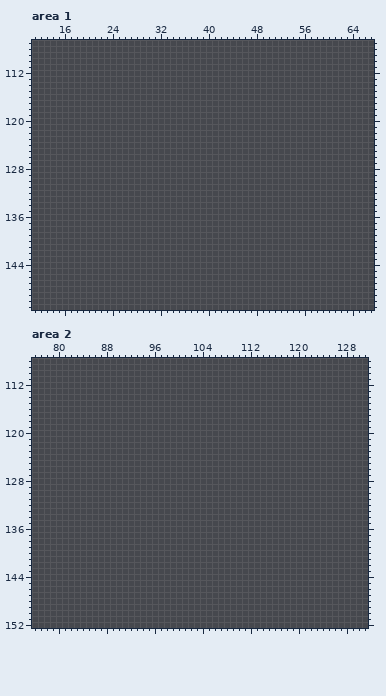
Pixel-art file: Assets/Sprites/ase/ui.aseprite. This is how it looked before the edit.
480x270 pixels, 1 frame. Shown: area 1: x 11..67, y 107..151; area 2: x 76..131, y 108..152.
Visible layers, top first: "Buttons/inventory_icon", "Buttons/inventory_button", "Buttons/hand_icon", "Buttons/hand_item_button", "Buttons/inventory_crafting", "Buttons/craft_button", "Buttons/journal_icon", "Buttons/journal_button", "Character Name", "Character text/Layer 1 Copy", "Character text/Layer 1", "UI Mock-Up", "Character Portrait".
Palette (. is transparent): 
Pixels before, area 1 (only the part around the change), first column x 11:
107 .........................................................
108 .........................................................
109 .........................................................
110 .........................................................
111 .........................................................
112 .........................................................
113 .........................................................
114 .........................................................
115 .........................................................
116 .........................................................
117 .........................................................
118 .........................................................
119 .........................................................
120 .........................................................
121 .........................................................
122 .........................................................
123 .........................................................
124 .........................................................
125 .........................................................
126 .........................................................
127 .........................................................
128 .........................................................
129 .........................................................
130 .........................................................
131 .........................................................
132 .........................................................
133 .........................................................
134 .........................................................
135 .........................................................
136 .........................................................
137 .........................................................
138 .........................................................
139 .........................................................
140 .........................................................
141 .........................................................
142 .........................................................
143 .........................................................
144 .........................................................
145 .........................................................
146 .........................................................
147 .........................................................
148 .........................................................
149 .........................................................
150 .........................................................
151 .........................................................
Pixels before, area 2 (only the part around the change), first column x 76:
108 ........................................................
109 ........................................................
110 ........................................................
111 ........................................................
112 ........................................................
113 ........................................................
114 ........................................................
115 ........................................................
116 ........................................................
117 ........................................................
118 ........................................................
119 ........................................................
120 ........................................................
121 ........................................................
122 ........................................................
123 ........................................................
124 ........................................................
125 ........................................................
126 ........................................................
127 ........................................................
128 ........................................................
129 ........................................................
130 ........................................................
131 ........................................................
132 ........................................................
133 ........................................................
134 ........................................................
135 ........................................................
136 ........................................................
137 ........................................................
138 ........................................................
139 ........................................................
140 ........................................................
141 ........................................................
142 ........................................................
143 ........................................................
144 ........................................................
145 ........................................................
146 ........................................................
147 ........................................................
148 ........................................................
149 ........................................................
150 ........................................................
151 ........................................................
152 ........................................................
After:
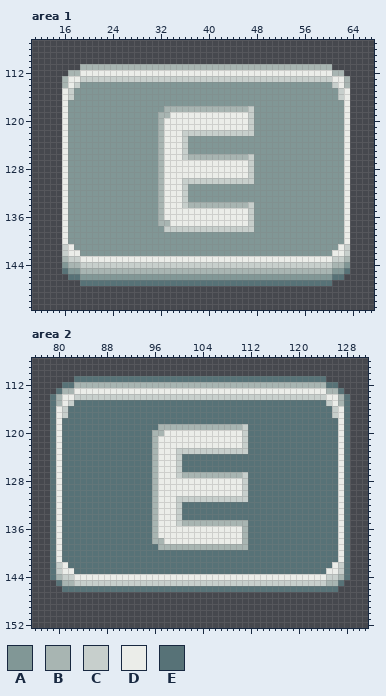
Colours new in this view: A #819796  B #a8b5b2  C #c7cfcc  D #ebede9  E #577277
Commit: feat: press E button hint whenever encountering Interactables
Change:
layer "Press E Button" added
layer "Press E Button Pressed" added
Changed rows in their new state; - is an unchanged pixel.
Area 1, layers "Press E Button Pressed", "Press E Button":
first column x 16:
111 ---BBBBBBBBBBBBBBBBBBBBBBBBBBBBBBBBBBBBBBBBBB---
112 -BBDDDDDDDDDDDDDDDDDDDDDDDDDDDDDDDDDDDDDDDDDDBB-
113 BDDCCCCCCCCCCCCCCCCCCCCCCCCCCCCCCCCCCCCCCCCCCDDB
114 BDCAAAAAAAAAAAAAAAAAAAAAAAAAAAAAAAAAAAAAAAAAACDB
115 DCAAAAAAAAAAAAAAAAAAAAAAAAAAAAAAAAAAAAAAAAAAAACD
116 DCAAAAAAAAAAAAAAAAAAAAAAAAAAAAAAAAAAAAAAAAAAAACD
117 DAAAAAAAAAAAAAAAAAAAAAAAAAAAAAAAAAAAAAAAAAAAAAAD
118 DAAAAAAAAAAAAAAAABBBBBBBBBBBBBBCAAAAAAAAAAAAAAAD
119 DAAAAAAAAAAAAAAABBDDDDDDDDDDDDDCAAAAAAAAAAAAAAAD
120 DAAAAAAAAAAAAAAABDDDDDDDDDDDDDDCAAAAAAAAAAAAAAAD
121 DAAAAAAAAAAAAAAABDDDDDDDDDDDDDDCAAAAAAAAAAAAAAAD
122 DAAAAAAAAAAAAAAABDDDCCCCCCCCCCCCAAAAAAAAAAAAAAAD
123 DAAAAAAAAAAAAAAABDDDCAAAAAAAAAAAAAAAAAAAAAAAAAAD
124 DAAAAAAAAAAAAAAABDDDCAAAAAAAAAAAAAAAAAAAAAAAAAAD
125 DAAAAAAAAAAAAAAABDDDCAAAAAAAAAAAAAAAAAAAAAAAAAAD
126 DAAAAAAAAAAAAAAABDDDCBBBBBBBBBBCAAAAAAAAAAAAAAAD
127 DAAAAAAAAAAAAAAABDDDDDDDDDDDDDDCAAAAAAAAAAAAAAAD
128 DAAAAAAAAAAAAAAABDDDDDDDDDDDDDDCAAAAAAAAAAAAAAAD
129 DAAAAAAAAAAAAAAABDDDDDDDDDDDDDDCAAAAAAAAAAAAAAAD
130 DAAAAAAAAAAAAAAABDDDCCCCCCCCCCCCAAAAAAAAAAAAAAAD
131 DAAAAAAAAAAAAAAABDDDCAAAAAAAAAAAAAAAAAAAAAAAAAAD
132 DAAAAAAAAAAAAAAABDDDCAAAAAAAAAAAAAAAAAAAAAAAAAAD
133 DAAAAAAAAAAAAAAABDDDCAAAAAAAAAAAAAAAAAAAAAAAAAAD
134 DAAAAAAAAAAAAAAABDDDCBBBBBBBBBBCAAAAAAAAAAAAAAAD
135 DAAAAAAAAAAAAAAABDDDDDDDDDDDDDDCAAAAAAAAAAAAAAAD
136 DAAAAAAAAAAAAAAABDDDDDDDDDDDDDDCAAAAAAAAAAAAAAAD
137 DAAAAAAAAAAAAAAABBDDDDDDDDDDDDDCAAAAAAAAAAAAAAAD
138 DAAAAAAAAAAAAAAAACCCCCCCCCCCCCCCAAAAAAAAAAAAAAAD
139 DAAAAAAAAAAAAAAAAAAAAAAAAAAAAAAAAAAAAAAAAAAAAAAD
140 DAAAAAAAAAAAAAAAAAAAAAAAAAAAAAAAAAAAAAAAAAAAAAAD
141 CDAAAAAAAAAAAAAAAAAAAAAAAAAAAAAAAAAAAAAAAAAAAADC
142 CDDAAAAAAAAAAAAAAAAAAAAAAAAAAAAAAAAAAAAAAAAAADDC
143 BCCDDDDDDDDDDDDDDDDDDDDDDDDDDDDDDDDDDDDDDDDDDCCB
144 ABBCCCCCCCCCCCCCCCCCCCCCCCCCCCCCCCCCCCCCCCCCCBBA
145 EAABBBBBBBBBBBBBBBBBBBBBBBBBBBBBBBBBBBBBBBBBBAAE
146 -EEAAAAAAAAAAAAAAAAAAAAAAAAAAAAAAAAAAAAAAAAAAEE-
147 ---EEEEEEEEEEEEEEEEEEEEEEEEEEEEEEEEEEEEEEEEEE---
Area 2, layer "Press E Button Pressed":
first column x 79:
111 ----EEEEEEEEEEEEEEEEEEEEEEEEEEEEEEEEEEEEEEEEEE----
112 --EEBBBBBBBBBBBBBBBBBBBBBBBBBBBBBBBBBBBBBBBBBBEE--
113 -EBBDDDDDDDDDDDDDDDDDDDDDDDDDDDDDDDDDDDDDDDDDDBBE-
114 EBDDCCCCCCCCCCCCCCCCCCCCCCCCCCCCCCCCCCCCCCCCCCDDBE
115 EBDCEEEEEEEEEEEEEEEEEEEEEEEEEEEEEEEEEEEEEEEEEECDBE
116 EDCEEEEEEEEEEEEEEEEEEEEEEEEEEEEEEEEEEEEEEEEEEEECDE
117 EDCEEEEEEEEEEEEEEEEEEEEEEEEEEEEEEEEEEEEEEEEEEEECDE
118 EDEEEEEEEEEEEEEEEEEEEEEEEEEEEEEEEEEEEEEEEEEEEEEEDE
119 EDEEEEEEEEEEEEEEEEBBBBBBBBBBBBBBCEEEEEEEEEEEEEEEDE
120 EDEEEEEEEEEEEEEEEBBDDDDDDDDDDDDDCEEEEEEEEEEEEEEEDE
121 EDEEEEEEEEEEEEEEEBDDDDDDDDDDDDDDCEEEEEEEEEEEEEEEDE
122 EDEEEEEEEEEEEEEEEBDDDDDDDDDDDDDDCEEEEEEEEEEEEEEEDE
123 EDEEEEEEEEEEEEEEEBDDDCCCCCCCCCCCCEEEEEEEEEEEEEEEDE
124 EDEEEEEEEEEEEEEEEBDDDCEEEEEEEEEEEEEEEEEEEEEEEEEEDE
125 EDEEEEEEEEEEEEEEEBDDDCEEEEEEEEEEEEEEEEEEEEEEEEEEDE
126 EDEEEEEEEEEEEEEEEBDDDCEEEEEEEEEEEEEEEEEEEEEEEEEEDE
127 EDEEEEEEEEEEEEEEEBDDDCBBBBBBBBBBCEEEEEEEEEEEEEEEDE
128 EDEEEEEEEEEEEEEEEBDDDDDDDDDDDDDDCEEEEEEEEEEEEEEEDE
129 EDEEEEEEEEEEEEEEEBDDDDDDDDDDDDDDCEEEEEEEEEEEEEEEDE
130 EDEEEEEEEEEEEEEEEBDDDDDDDDDDDDDDCEEEEEEEEEEEEEEEDE
131 EDEEEEEEEEEEEEEEEBDDDCCCCCCCCCCCCEEEEEEEEEEEEEEEDE
132 EDEEEEEEEEEEEEEEEBDDDCEEEEEEEEEEEEEEEEEEEEEEEEEEDE
133 EDEEEEEEEEEEEEEEEBDDDCEEEEEEEEEEEEEEEEEEEEEEEEEEDE
134 EDEEEEEEEEEEEEEEEBDDDCEEEEEEEEEEEEEEEEEEEEEEEEEEDE
135 EDEEEEEEEEEEEEEEEBDDDCBBBBBBBBBBBEEEEEEEEEEEEEEEDE
136 EDEEEEEEEEEEEEEEEBDDDDDDDDDDDDDDBEEEEEEEEEEEEEEEDE
137 EDEEEEEEEEEEEEEEEBDDDDDDDDDDDDDDBEEEEEEEEEEEEEEEDE
138 EDEEEEEEEEEEEEEEEBBDDDDDDDDDDDDDBEEEEEEEEEEEEEEEDE
139 EDEEEEEEEEEEEEEEEEBBBBBBBBBBBBBBBEEEEEEEEEEEEEEEDE
140 EDEEEEEEEEEEEEEEEEEEEEEEEEEEEEEEEEEEEEEEEEEEEEEEDE
141 EDEEEEEEEEEEEEEEEEEEEEEEEEEEEEEEEEEEEEEEEEEEEEEEDE
142 ECDEEEEEEEEEEEEEEEEEEEEEEEEEEEEEEEEEEEEEEEEEEEEDCE
143 ECDDEEEEEEEEEEEEEEEEEEEEEEEEEEEEEEEEEEEEEEEEEEDDCE
144 EBCCDDDDDDDDDDDDDDDDDDDDDDDDDDDDDDDDDDDDDDDDDDCCBE
145 -EBBCCCCCCCCCCCCCCCCCCCCCCCCCCCCCCCCCCCCCCCCCCBBE-
146 --EEEEEEEEEEEEEEEEEEEEEEEEEEEEEEEEEEEEEEEEEEEEEE--
Boxes around the changes in both pictures, in picture pixels (x1, y1, x2, y2):
added: (62, 64, 350, 286)
added: (50, 376, 350, 592)
